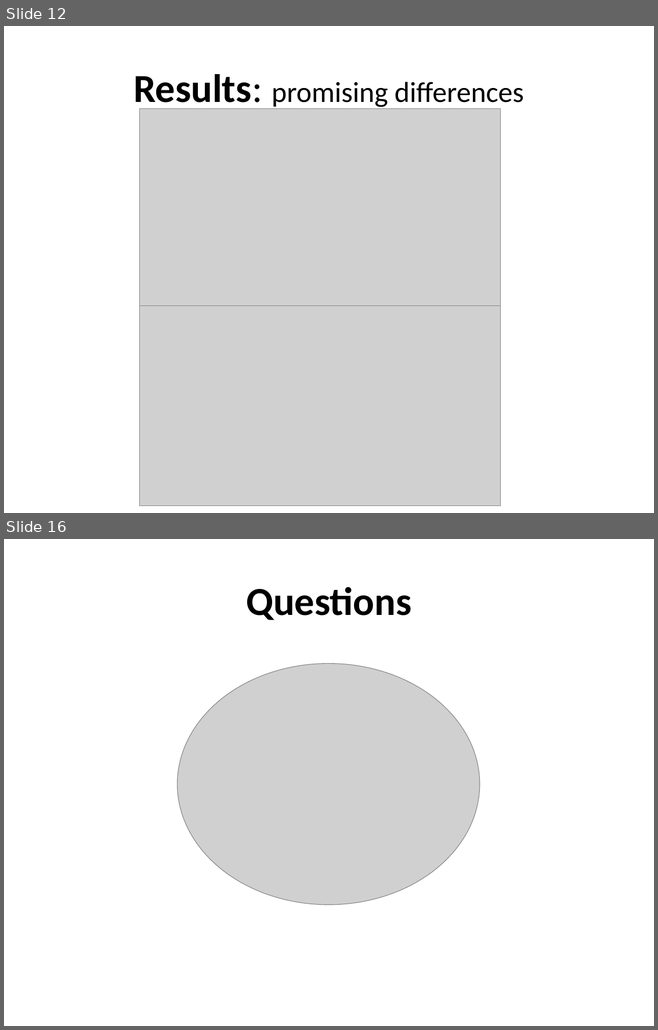
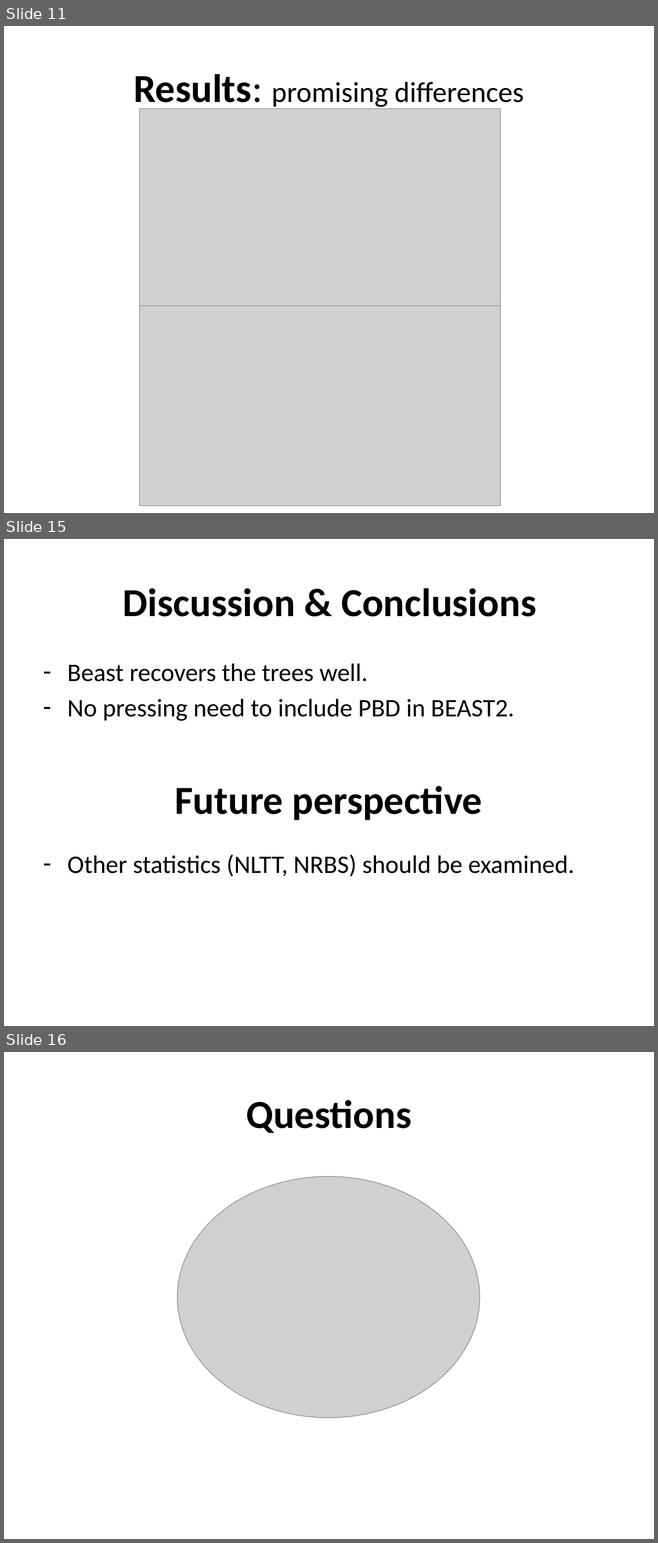
Before and after one commit to richelbilderbeek/Cer2016, a slide deck: doc/Cer2016_Femke Thon & Jolien Gay_FINAL.pptx. Shown one above the other, each under a label of ours: slides 12 and 16 before the commit, slides 11, 15 and 16 after it; the slides between them are not shown. The pictures are 658x1030 and 658x1543 pixels, drawn with LibreOffice and Linux fonts; fonts in the diff are those of the drawing; grey boxes stand for pictures; background and template pictures are left out. Boxes give left, top, right and bottom in pixels: in the first picture for what was removed or moved away, otherwise in the second. Text is boxed around its words. In the diff, an @@ line names an element or a change of style, - is before the commit and + after.

```diff
--- a/doc/Cer2016_Femke Thon & Jolien Gay_FINAL.pptx
+++ b/doc/Cer2016_Femke Thon & Jolien Gay_FINAL.pptx
@@ slide 15 added at <box>4,539,654,1026</box>, background picture (left out) @@
@@ title added at <box>123,588,536,617</box>, 44 pt, text #000000, bold @@
+Discussion & Conclusions
@@ text added at <box>67,663,574,877</box>, 28 pt, text #000000 @@
+– Beast recovers the trees well.
+– No pressing need to include PBD in BEAST2.
+– Other statistics (NLTT, NRBS) should be examined.
@@ text added at <box>175,786,482,820</box>, 44 pt, text #000000, bold @@
+Future perspective
@@ what was slide 12 is now slide 11 @@
```
Also in this commit, not shown: 3 slides changed, 1 slide removed.
